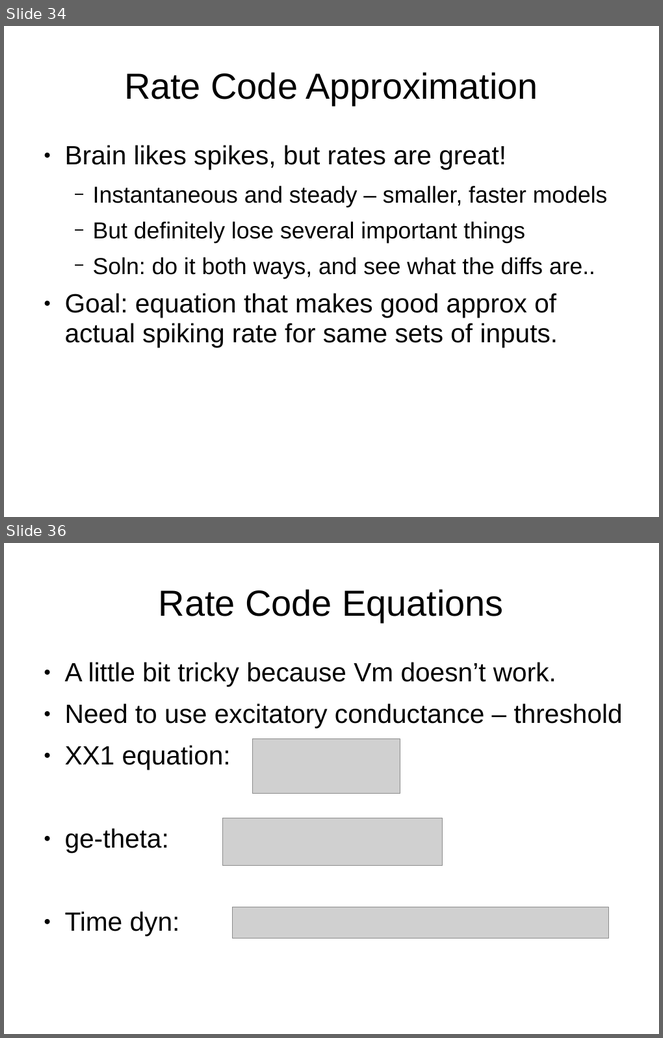
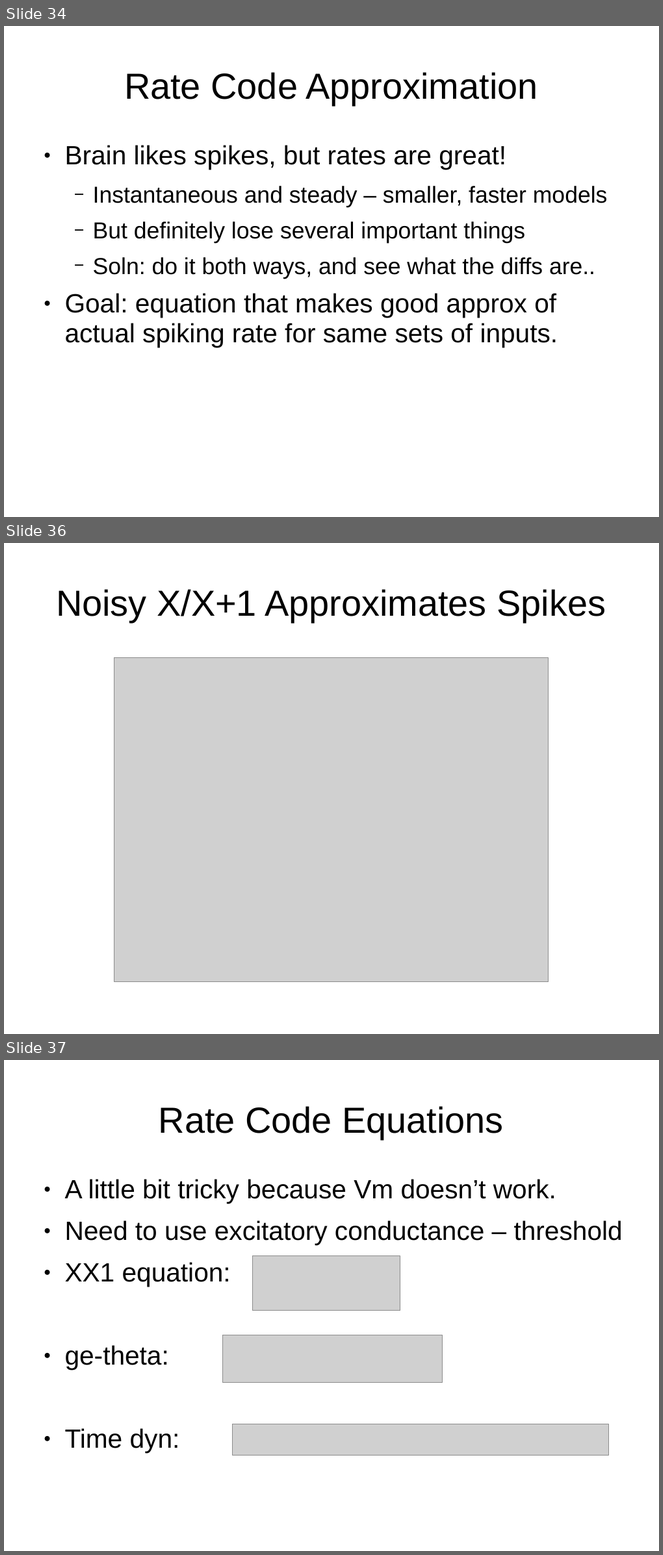
Before and after one commit to ccnlab/teaching, a slide deck: ccn/randy_slides/oreilly_ccn_neuron.pptx. Shown one above the other, each under a label of ours: slides 34 and 36 before the commit, slides 34, 36 and 37 after it; the slides between them are not shown. The pictures are 663x1038 and 663x1555 pixels, drawn with LibreOffice and Linux fonts; fonts in the diff are those of the drawing; grey boxes stand for pictures; background and template pictures are left out. Boxes give left, top, right and bottom in pixels: in the first picture for what was removed or moved away, otherwise in the second. Text is boxed around its words. In the diff, an @@ line names an element or a change of style, - is before the commit and + after.

```diff
--- a/ccn/randy_slides/oreilly_ccn_neuron.pptx
+++ b/ccn/randy_slides/oreilly_ccn_neuron.pptx
@@ slide 36 added at box(4, 543, 659, 1034), background picture (left out) @@
@@ title added at box(56, 589, 606, 622), 44 pt, text #000000 @@
+Noisy X/X+1 Approximates Spikes
@@ picture added at box(114, 658, 549, 983) @@
@@ what was slide 36 is now slide 37 @@
```
Also in this commit, not shown: 2 slides changed, 1 other file.
